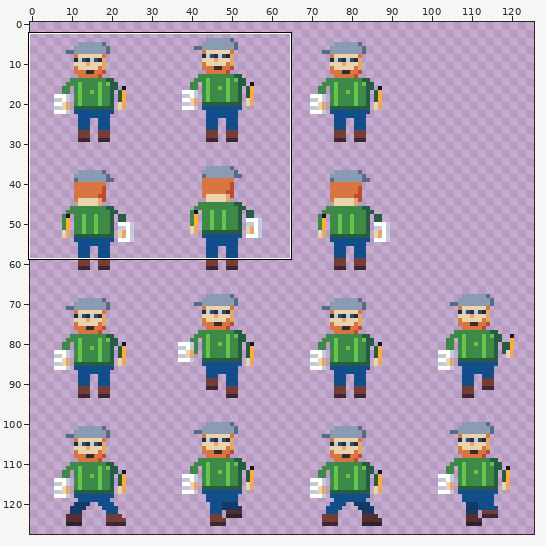
Edited in one commit: pixel-art file (assets/textures/characters/pubivisailija_32.aseprite). The first picture is a wide view before the edit; the outline marks the close-up.
Close-up. Earlier state:
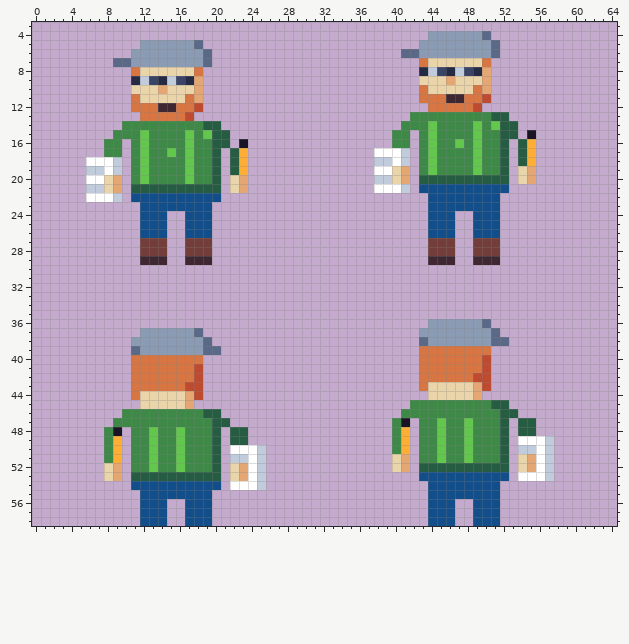
128x128 pixels, 1 frame. Shown: x 0..64, y 3..58. The wide view leaves out empty margins. The commit also changed other parts of the picture, which this record leaves out.
Once edited:
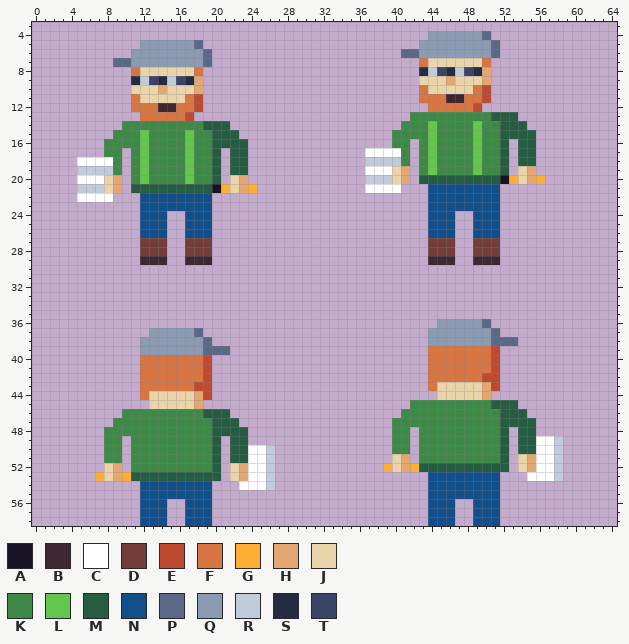
Palette (. is transparent): A #181425  B #3e2731  C #ffffff  D #733e39  E #be4a2f  F #d77643  G #feae34  H #e4a672  J #ead4aa  K #3e8948  L #63c74d  M #265c42  N #124e89  P #5a6988  Q #8b9bb4  R #c0cbdc  S #262b44  T #3a4466
From old to new:
@@ x 0..64 @@
  9 ...........SRTSRTSH........................JJJHJJJH..............
-10 ...........JJJHJJJH........................FJJJJJFH..............
-11 ...........FJJJJJFH........................FFFBBFFE..............
+10 ...........JJJHJJJH........................FJJJJJFE..............
+11 ...........FJJJJJFE........................FFFBBFFE..............
 12 ...........FFFBBFFE.........................FFFFFE...............
-13 ............FFFFFE........................KKKKKKKKKMM............
-14 ..........KKKKKKKKKMM....................KKKLKKKKLKLMM...........
-15 .........KKKLKKKKLKLMM..................KK.KLKKKKLKKMM.A.........
-16 ........KK.KLKKKKLKKMM.A................KK.KLKKLKLKKM.MG.........
-17 ........KK.KLKKLKLKKM.MG..............CCCR.KLKKKKLKKM.MG.........
-18 ......CCCR.KLKKKKLKKM.MG..............RRCR.KLKKKKLKKM.MG.........
-19 ......RRCR.KLKKKKLKKM.MG..............CCJH.KLKKKKLKKM.JH.........
-20 ......CCJH.KLKKKKLKKM.JH..............RRJH.MMMMMMMMMM.JH.........
-21 ......RRJH.MMMMMMMMMM.JH..............CCCR.NNNNNNNNNN............
-22 ......CCCR.NNNNNNNNNN.......................NNNNNNNN.............
+13 ............FFFFFE........................KKKKKKKKKMMM...........
+14 ..........KKKKKKKKKMMM...................KKKLKKKKLKKMMM..........
+15 .........KKKLKKKKLKKMMM.................KKKKLKKKKLKKMMMM.........
+16 ........KKKKLKKKKLKKMMMM................KK.KLKKKKLKKM.MM.........
+17 ........KK.KLKKKKLKKM.MM.............CCCCK.KLKKKKLKKM.MM.........
+18 .....CCCCK.KLKKKKLKKM.MM.............RRRRK.KLKKKKLKKM.MM.........
+19 .....RRRRK.KLKKKKLKKM.MM.............CCCJH.KLKKKKLKKM.JH.........
+20 .....CCCJH.KLKKKKLKKM.JH.............RRRJH.MMMMMMMMMAGJHG........
+21 .....RRRJH.MMMMMMMMMAGJHG............CCCC...NNNNNNNN.............
+22 .....CCCC...NNNNNNNN........................NNNNNNNN.............
 23 ............NNNNNNNN........................NNNNNNNN.............
@@ x 0..64 @@
 35 .................................................................
-36 ............................................QQQQQQP..............
-37 ............QQQQQQP........................QQQQQQQQP.............
-38 ...........QQQQQQQQP.......................PQQQQQQQPP............
-39 ...........PQQQQQQQPP......................FFFFFFFF..............
-40 ...........FFFFFFFF........................FFFFFFFE..............
-41 ...........FFFFFFFE........................FFFFFFFE..............
-42 ...........FFFFFFFE........................FFFFFFEE..............
-43 ...........FFFFFFEE........................FJJJJJHE..............
-44 ...........FJJJJJHE.........................JJJJJH...............
-45 ............JJJJJH........................KKKKKKKKKMM............
-46 ..........KKKKKKKKKMM....................KKKKKKKKKKKMM...........
-47 .........KKKKKKKKKKKMM..................KA.KKLKKLKKKM.MM.........
-48 ........KA.KKLKKLKKKM.MM................KG.KKLKKLKKKM.MM.........
-49 ........KG.KKLKKLKKKM.MM................KG.KKLKKLKKKM.CCCR.......
-50 ........KG.KKLKKLKKKM.CCCR..............KG.KKLKKLKKKM.RRCR.......
-51 ........KG.KKLKKLKKKM.RRCR..............JH.KKLKKLKKKM.JHCR.......
-52 ........JH.KKLKKLKKKM.JHCR..............JH.MMMMMMMMMM.JHCR.......
-53 ........JH.MMMMMMMMMM.JHCR.................NNNNNNNNNN.CCCR.......
-54 ...........NNNNNNNNNN.CCCR..................NNNNNNNN.............
+36 .............................................QQQQQP..............
+37 .............QQQQQP.........................QQQQQQQP.............
+38 ............QQQQQQQP........................QQQQQQQPPP...........
+39 ............QQQQQQQPPP......................FFFFFFFE.............
+40 ............FFFFFFFE........................FFFFFFFE.............
+41 ............FFFFFFFE........................FFFFFFFE.............
+42 ............FFFFFFFE........................FFFFFFEE.............
+43 ............FFFFFFEE........................FJJJJJHE.............
+44 ............FJJJJJHE.........................JJJJJH..............
+45 .............JJJJJH.......................KKKKKKKKKMMM...........
+46 ..........KKKKKKKKKMMM...................KKKKKKKKKKKMMM..........
+47 .........KKKKKKKKKKKMMM.................KKKKKKKKKKKKMMMM.........
+48 ........KKKKKKKKKKKKMMMM................KK.KKKKKKKKKM.MM.........
+49 ........KK.KKKKKKKKKM.MM................KK.KKKKKKKKKM.MMCCR......
+50 ........KK.KKKKKKKKKM.MMCCR.............KK.KKKKKKKKKM.MMCCR......
+51 ........KK.KKKKKKKKKM.MMCCR.............JH.KKKKKKKKKM.JHCCR......
+52 ........JH.KKKKKKKKKM.JHCCR............GJHGMMMMMMMMMM.JHCCR......
+53 .......GJHGMMMMMMMMMM.JHCCR.................NNNNNNNN...CCCR......
+54 ............NNNNNNNN...CCCR.................NNNNNNNN.............
 55 ............NNNNNNNN........................NNNNNNNN.............
Where, in picture pixels (left, top, right, bottom), the same in both close-ups:
changed: (482, 85, 545, 193)
changed: (167, 94, 257, 202)
changed: (365, 130, 464, 193)
changed: (77, 139, 140, 202)
changed: (383, 319, 563, 481)
changed: (95, 328, 275, 490)
